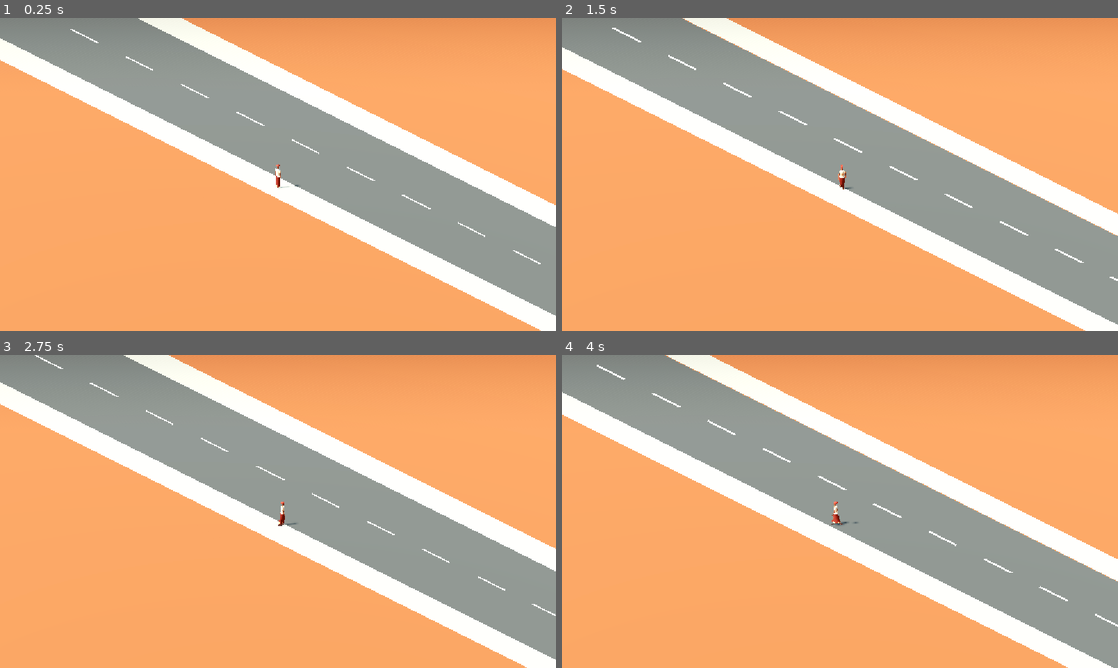
Above: before the commit, frames 1-4 (two rows, left to right).
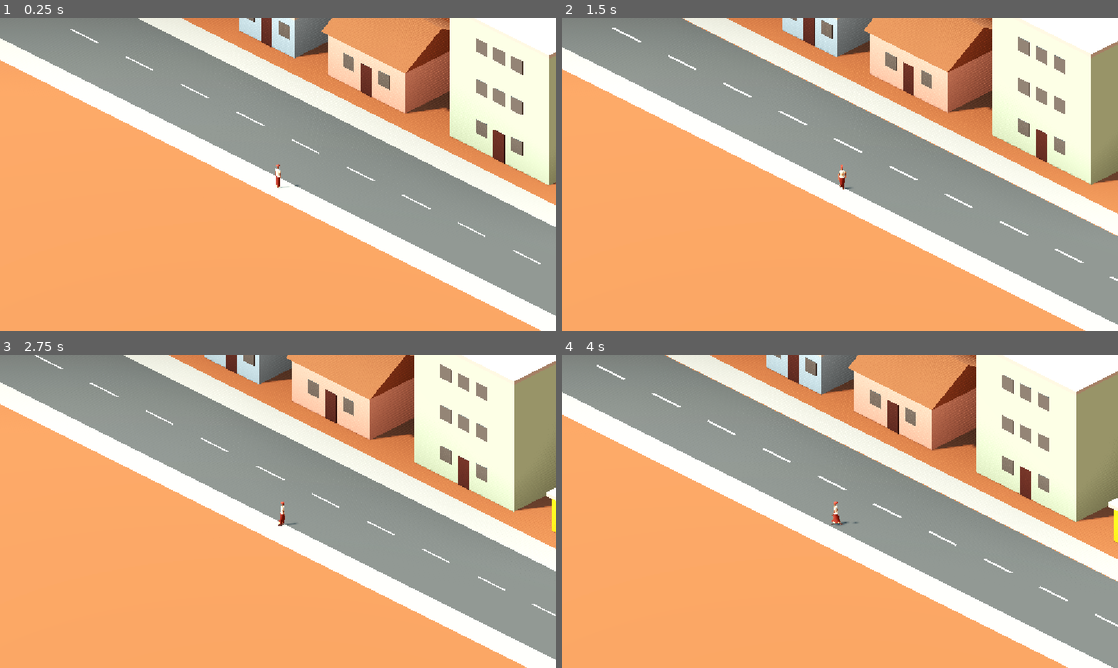
Above: after the commit, the same moments.

Repository: asieduofeijnr/gold_coast
Game: Godot game, scene res://scenes/main/main.tscn
Two runs of this game, one before a commit and one after it. Both use one fixed random seed, a clock stepped at 60 frames per second and the inputs below.
Inputs:
- Up to frame 1 (0.25 s): no input
- Up to frame 2 (1.5 s): hold D (move_right) 0.53-1.28 s; hold S (move_back) from 1.28 s (still down)
- Up to frame 3 (2.75 s): release S (move_back) at 2.03 s; hold D (move_right) from 2.03 s (still down)
- Up to frame 4 (4 s): release D (move_right) at 2.78 s; hold W (move_forward) 2.78-3.53 s; hold A (move_left) from 3.53 s (still down)

The runs differ from the first frame. In frame 1, 17% of the frame differs, in the area x 40-100%, y 0-55%; in frame 2, 19%; in frame 3, 19%; in frame 4, 20%, in the area x 33-100%, y 0-61%.

Commit message:
Job 2: neighborhood
Five solid placeholder buildings from one reusable scene, and an AKWAABA
billboard at the end of the row, with tests that walk into each one.
Also brings PROMPT.md and the learning notes up to date for the Gold Coast
rename, the first character, and this job.

Diff:
--- /dev/null
+++ b/gold-coast/scenes/buildings/placeholder_building.gd
@@ -0,0 +1,148 @@
+@tool
+class_name PlaceholderBuilding
+extends StaticBody3D
+## A simple stand-in building: walls with a door and windows, a roof, and a
+## name sign. It's solid, so the player can't walk through it. A real model
+## from Blender replaces it later.
+##
+## This one scene makes every building: change the settings below in the
+## Inspector. The front (with the door) faces +Z.
+
+enum RoofStyle { FLAT, GABLE }
+
+const FLOOR_HEIGHT := 3.0
+const ROOF_OVERHANG := 0.3
+const FLAT_ROOF_THICKNESS := 0.25
+const WINDOW_SPACING := 2.4
+const POLYTANK_RADIUS := 0.6
+const POLYTANK_HEIGHT := 1.3
+const SIGN_GAP := 0.8
+
+## The name on the sign above the building.
+@export var building_name := "Building":
+	set(value):
+		building_name = value
+		_rebuild()
+## Width (x), wall height (y), and depth (z), in metres.
+@export var size := Vector3(6.0, 3.0, 5.0):
+	set(value):
+		size = value
+		_rebuild()
+## The wall color, from the palette.
+@export var wall_color := Palette.ColorName.WALL_CREAM:
+	set(value):
+		wall_color = value
+		_rebuild()
+## FLAT gives a concrete slab (with a water tank on bigger buildings). GABLE
+## gives a pointed zinc roof.
+@export var roof_style := RoofStyle.FLAT:
+	set(value):
+		roof_style = value
+		_rebuild()
+
+## The walls and the collision shape. This script makes both from `size`, so
+## what you see is always what you bump into.
+var walls: MeshInstance3D
+var collision: CollisionShape3D
+
+# Everything this script made, so it can be cleared and rebuilt. These are
+# "internal" children: they don't show in the scene tree and aren't saved.
+var _generated: Array[Node] = []
+
+
+func _ready() -> void:
+	_rebuild()
+
+
+func _rebuild() -> void:
+	if not is_node_ready():
+		return
+	for node in _generated:
+		node.free()
+	_generated.clear()
+
+	walls = _add(Shapes.box(size, Vector3(0.0, size.y / 2.0, 0.0), wall_color)) as MeshInstance3D
+	collision = _add(Shapes.solid_box(size, Vector3(0.0, size.y / 2.0, 0.0))) as CollisionShape3D
+	_build_front()
+	_build_sign(_build_roof())
+
+
+## A door (or a serving hatch on small kiosks) and rows of windows on the front.
+func _build_front() -> void:
+	var front := size.z / 2.0
+	if size.x < 4.0:
+		_add(Shapes.box(Vector3(size.x * 0.6, 0.7, 0.08), Vector3(0.0, 1.3, front), Palette.ColorName.DARK_BROWN))
+		return
+	_add(Shapes.box(Vector3(1.0, 2.1, 0.08), Vector3(0.0, 1.05, front), Palette.ColorName.DARK_BROWN))
+
+	# Windows come in pairs either side of the middle, plus one in the middle
+	# on upper floors, where there's no door.
+	var pair_offsets: Array[float] = []
+	var offset := 1.6
+	while offset + 0.5 <= size.x / 2.0 - 0.4:
+		pair_offsets.append(offset)
+		offset += WINDOW_SPACING
+	for floor_index in maxi(1, floori(size.y / FLOOR_HEIGHT)):
+		var xs: Array[float] = []
+		for x in pair_offsets:
+			xs.append_array([-x, x])
+		if floor_index > 0:
+			xs.append(0.0)
+		for x in xs:
+			var at := Vector3(x, floor_index * FLOOR_HEIGHT + 1.7, front)
+			_add(Shapes.box(Vector3(1.0, 1.0, 0.06), at, Palette.ColorName.ASPHALT))
+
+
+## Builds the roof and returns the height of its highest point.
+func _build_roof() -> float:
+	var width := size.x + ROOF_OVERHANG * 2.0
+	var depth := size.z + ROOF_OVERHANG * 2.0
+	if roof_style == RoofStyle.GABLE:
+		# A triangular prism (a tent shape) with its ridge along the width.
+		var height := minf(depth * 0.3, 2.0)
+		var prism := PrismMesh.new()
+		prism.size = Vector3(depth, height, width)
+		var roof := MeshInstance3D.new()
+		roof.mesh = prism
+		roof.material_override = Palette.material(Palette.ColorName.RUST_ROOF)
+		roof.rotation.y = PI / 2.0
+		roof.position.y = size.y + height / 2.0
+		_add(roof)
+		return size.y + height
+
+	var slab := Vector3(width, FLAT_ROOF_THICKNESS, depth)
+	_add(Shapes.box(slab, Vector3(0.0, size.y + FLAT_ROOF_THICKNESS / 2.0, 0.0), Palette.ColorName.CONCRETE))
+	var top := size.y + FLAT_ROOF_THICKNESS
+	if size.x < 6.0:
+		return top
+	# A black polytank (water tank) near the back corner, like on many Ghanaian roofs.
+	var tank_mesh := CylinderMesh.new()
+	tank_mesh.top_radius = POLYTANK_RADIUS
+	tank_mesh.bottom_radius = POLYTANK_RADIUS
+	tank_mesh.height = POLYTANK_HEIGHT
+	var tank := MeshInstance3D.new()
+	tank.mesh = tank_mesh
+	tank.material_override = Palette.material(Palette.ColorName.DARK_BROWN)
+	tank.position = Vector3(size.x / 2.0 - 1.2, top + POLYTANK_HEIGHT / 2.0, -size.z / 2.0 + 1.2)
+	_add(tank)
+	return top + POLYTANK_HEIGHT
+
+
+## A name label floating above the roof that always turns to face the camera.
+func _build_sign(roof_top: float) -> void:
+	var label := Label3D.new()
+	label.text = building_name
+	label.billboard = BaseMaterial3D.BILLBOARD_ENABLED
+	label.pixel_size = 0.01
+	label.font_size = 64
+	label.outline_size = 16
+	label.modulate = Palette.color(Palette.ColorName.ROAD_MARKING)
+	label.outline_modulate = Palette.color(Palette.ColorName.DARK_BROWN)
+	label.position.y = roof_top + SIGN_GAP
+	_add(label)
+
+
+func _add(node: Node3D) -> Node3D:
+	add_child(node, false, Node.INTERNAL_MODE_FRONT)
+	_generated.append(node)
+	return node
--- /dev/null
+++ b/gold-coast/scenes/buildings/placeholder_building.tscn
@@ -0,0 +1,6 @@
+[gd_scene format=3]
+
+[ext_resource type="Script" path="res://scenes/buildings/placeholder_building.gd" id="1_building"]
+
+[node name="PlaceholderBuilding" type="StaticBody3D"]
+script = ExtResource("1_building")
--- a/gold-coast/scenes/main/main.tscn
+++ b/gold-coast/scenes/main/main.tscn
@@ -5,6 +5,8 @@
 [ext_resource type="PackedScene" path="res://scenes/world/road.tscn" id="3_road"]
 [ext_resource type="PackedScene" path="res://scenes/player/player.tscn" id="4_player"]
 [ext_resource type="PackedScene" path="res://scenes/camera/iso_camera.tscn" id="5_camera"]
+[ext_resource type="PackedScene" path="res://scenes/buildings/placeholder_building.tscn" id="6_building"]
+[ext_resource type="PackedScene" path="res://scenes/props/billboard.tscn" id="7_billboard"]
 
 [node name="Main" type="Node3D"]
 
@@ -14,6 +16,43 @@
 
 [node name="Road" parent="." instance=ExtResource("3_road")]
 
+[node name="Buildings" type="Node3D" parent="."]
+
+[node name="CompoundHouse" parent="Buildings" instance=ExtResource("6_building")]
+transform = Transform3D(1, 0, 0, 0, 1, 0, 0, 0, 1, -25, 0, -12.5)
+building_name = "Compound House"
+size = Vector3(12, 3.2, 10)
+wall_color = 5
+roof_style = 1
+
+[node name="ProvisionsStore" parent="Buildings" instance=ExtResource("6_building")]
+transform = Transform3D(1, 0, 0, 0, 1, 0, 0, 0, 1, -13.5, 0, -10)
+building_name = "Provisions Store"
+size = Vector3(5, 3, 5)
+wall_color = 6
+
+[node name="ChopBar" parent="Buildings" instance=ExtResource("6_building")]
+transform = Transform3D(1, 0, 0, 0, 1, 0, 0, 0, 1, -4.5, 0, -10.5)
+building_name = "Chop Bar"
+size = Vector3(7, 3.2, 6)
+wall_color = 8
+roof_style = 1
+
+[node name="ApartmentBlock" parent="Buildings" instance=ExtResource("6_building")]
+transform = Transform3D(1, 0, 0, 0, 1, 0, 0, 0, 1, 7.5, 0, -11.5)
+building_name = "Apartment Block"
+size = Vector3(9, 9.6, 8)
+wall_color = 7
+
+[node name="MobileMoneyKiosk" parent="Buildings" instance=ExtResource("6_building")]
+transform = Transform3D(1, 0, 0, 0, 1, 0, 0, 0, 1, 16.8, 0, -8.7)
+building_name = "Mobile Money"
+size = Vector3(2.6, 2.6, 2.4)
+wall_color = 0
+
+[node name="Billboard" parent="." instance=ExtResource("7_billboard")]
+transform = Transform3D(0.906308, 0, 0.422618, 0, 1, 0, -0.422618, 0, 0.906308, 24, 0, -9)
+
 [node name="Player" parent="." instance=ExtResource("4_player")]
 transform = Transform3D(1, 0, 0, 0, 1, 0, 0, 0, 1, 0, 0.05, 5)
 
--- /dev/null
+++ b/gold-coast/scenes/props/billboard.gd
@@ -0,0 +1,121 @@
+@tool
+class_name Billboard
+extends StaticBody3D
+## A roadside billboard on two steel posts, painted in Ghana's flag colors:
+## red, gold, and green, with black stars. The posts are solid, but you can
+## walk under the board between them. The front faces +Z.
+
+const POST_WIDTH := 0.22
+const BORDER := 0.12
+
+## The big words in the middle of the board.
+@export var headline := "AKWAABA!":
+	set(value):
+		headline = value
+		_rebuild()
+## The smaller words along the bottom.
+@export var tagline := "Welcome to Gold Coast":
+	set(value):
+		tagline = value
+		_rebuild()
+## Width and height of the board, in metres.
+@export var board_size := Vector2(4.4, 2.4):
+	set(value):
+		board_size = value
+		_rebuild()
+## How high the bottom of the board is, in metres. Tall enough to walk under.
+@export var clearance := 3.0:
+	set(value):
+		clearance = value
+		_rebuild()
+
+## The two solid posts, made by this script.
+var posts: Array[CollisionShape3D] = []
+
+# Everything this script made (internal children, not saved in scenes).
+var _generated: Array[Node] = []
+
+
+func _ready() -> void:
+	_rebuild()
+
+
+func _rebuild() -> void:
+	if not is_node_ready():
+		return
+	for node in _generated:
+		node.free()
+	_generated.clear()
+	posts.clear()
+
+	var middle := clearance + board_size.y / 2.0
+	var top := clearance + board_size.y + BORDER
+
+	# Two steel posts behind the board. They're the only solid parts.
+	var post_size := Vector3(POST_WIDTH, clearance + board_size.y * 0.75, POST_WIDTH)
+	for side in [-1.0, 1.0]:
+		var at := Vector3(side * (board_size.x / 2.0 - 0.7), post_size.y / 2.0, -0.2)
+		_add(Shapes.box(post_size, at, Palette.ColorName.ASPHALT))
+		posts.append(_add(Shapes.solid_box(post_size, at)) as CollisionShape3D)
+
+	# The board: a dark border with red, gold, and green bands on the front.
+	var border_size := Vector3(board_size.x + BORDER * 2.0, board_size.y + BORDER * 2.0, 0.15)
+	_add(Shapes.box(border_size, Vector3(0.0, middle, -0.05), Palette.ColorName.DARK_BROWN))
+	var band_height := board_size.y / 3.0
+	var bands := [Palette.ColorName.CLOTH_RED, Palette.ColorName.KENTE_GOLD, Palette.ColorName.PALM_GREEN]
+	for i in bands.size():
+		var at := Vector3(0.0, clearance + board_size.y - band_height * (i + 0.5), 0.035)
+		_add(Shapes.box(Vector3(board_size.x, band_height, 0.02), at, bands[i]))
+
+	# A black star at each end of the gold band, like the star on the flag.
+	for side in [-1.0, 1.0]:
+		var star := MeshInstance3D.new()
+		star.mesh = _star_mesh(band_height * 0.36, band_height * 0.15)
+		star.material_override = Palette.material(Palette.ColorName.DARK_BROWN)
+		star.position = Vector3(side * (board_size.x / 2.0 - 0.4), middle, 0.05)
+		_add(star)
+
+	_add(_words(headline, 96, 8, Palette.ColorName.DARK_BROWN, middle))
+	_add(_words(tagline, 48, 0, Palette.ColorName.ROAD_MARKING, clearance + band_height * 0.5))
+
+	# Two spotlights on short arms, pointing back at the board.
+	for side in [-1.0, 1.0]:
+		var x: float = side * board_size.x * 0.3
+		_add(Shapes.box(Vector3(0.06, 0.06, 0.55), Vector3(x, top + 0.08, 0.2), Palette.ColorName.ASPHALT))
+		_add(Shapes.box(Vector3(0.32, 0.12, 0.2), Vector3(x, top + 0.06, 0.5), Palette.ColorName.ASPHALT))
+
+
+## Flat words painted on the front of the board. `thickness` makes them bolder.
+func _words(text: String, font_size: int, thickness: int, color_name: Palette.ColorName, y: float) -> Label3D:
+	var label := Label3D.new()
+	label.text = text
+	label.font_size = font_size
+	label.pixel_size = 0.006
+	label.modulate = Palette.color(color_name)
+	label.outline_size = thickness
+	label.outline_modulate = Palette.color(color_name)
+	label.double_sided = false
+	label.position = Vector3(0.0, y, 0.06)
+	return label
+
+
+## A flat five-pointed star facing +Z.
+func _star_mesh(outer_radius: float, inner_radius: float) -> ArrayMesh:
+	var points: Array[Vector3] = []
+	for i in 10:
+		var angle := PI / 2.0 + TAU * i / 10.0
+		var radius := outer_radius if i % 2 == 0 else inner_radius
+		points.append(Vector3(cos(angle), sin(angle), 0.0) * radius)
+	var surface := SurfaceTool.new()
+	surface.begin(Mesh.PRIMITIVE_TRIANGLES)
+	for i in 10:
+		for point in [Vector3.ZERO, points[(i + 1) % 10], points[i]]:
+			surface.set_normal(Vector3.BACK)
+			surface.add_vertex(point)
+	return surface.commit()
+
+
+func _add(node: Node3D) -> Node3D:
+	add_child(node, false, Node.INTERNAL_MODE_FRONT)
+	_generated.append(node)
+	return node
--- /dev/null
+++ b/gold-coast/scenes/props/billboard.tscn
@@ -0,0 +1,6 @@
+[gd_scene format=3]
+
+[ext_resource type="Script" path="res://scenes/props/billboard.gd" id="1_billboard"]
+
+[node name="Billboard" type="StaticBody3D"]
+script = ExtResource("1_billboard")
--- /dev/null
+++ b/gold-coast/scripts/shapes.gd
@@ -0,0 +1,25 @@
+@tool
+class_name Shapes
+## Small helpers for building placeholder scenery out of simple shapes.
+
+
+## A box you can see: the given size and palette color, centered at `at`.
+static func box(box_size: Vector3, at: Vector3, color_name: Palette.ColorName) -> MeshInstance3D:
+	var mesh := BoxMesh.new()
+	mesh.size = box_size
+	var box_instance := MeshInstance3D.new()
+	box_instance.mesh = mesh
+	box_instance.material_override = Palette.material(color_name)
+	box_instance.position = at
+	return box_instance
+
+
+## A box you bump into (a collision shape), centered at `at`. It only works
+## as a direct child of a physics body, such as a StaticBody3D.
+static func solid_box(box_size: Vector3, at: Vector3) -> CollisionShape3D:
+	var shape := BoxShape3D.new()
+	shape.size = box_size
+	var solid := CollisionShape3D.new()
+	solid.shape = shape
+	solid.position = at
+	return solid
--- /dev/null
+++ b/gold-coast/tests/test_buildings.gd
@@ -0,0 +1,87 @@
+extends TestCase
+## Checks the neighborhood: every building is solid (walking into it stops the
+## player), what you see matches what you bump into, and the billboard stands
+## at the end of the row with solid posts you can walk between.
+
+const MAIN_SCENE := preload("res://scenes/main/main.tscn")
+const PUSH_STEPS := 120 # walk into something for 2 seconds
+
+var _player: Player
+
+
+func run_tests() -> void:
+	var main := MAIN_SCENE.instantiate()
+	add_child(main)
+	_player = main.get_node("Player")
+	await wait_physics_frames(10)
+
+	var buildings: Array[PlaceholderBuilding] = []
+	for child in main.get_node("Buildings").get_children():
+		if child is PlaceholderBuilding:
+			buildings.append(child)
+	check(buildings.size() == 5, "there are 5 buildings (found %d)" % buildings.size())
+
+	for building in buildings:
+		var seen := (building.walls.mesh as BoxMesh).size
+		var solid := (building.collision.shape as BoxShape3D).size
+		check(seen.is_equal_approx(solid) and solid.is_equal_approx(building.size),
+				"%s: what you see matches what you bump into" % building.building_name)
+
+		var front := building.global_position.z + building.size.z / 2.0
+		var path := await _walk_from(Vector3(building.global_position.x, 0.05, front + 3.0))
+		var closest := INF
+		for point in path:
+			closest = minf(closest, point.z - front)
+		check(closest > 0.2 and closest < 0.6,
+				"%s: walking into it stops the player at the wall (%.2f m away)" % [building.building_name, closest])
+
+	var billboard := main.get_node_or_null("Billboard") as Billboard
+	check(billboard != null, "there's a billboard")
+	if billboard == null:
+		main.queue_free()
+		return
+
+	var row_end := -INF
+	for building in buildings:
+		row_end = maxf(row_end, building.global_position.x + building.size.x / 2.0)
+	check(billboard.global_position.x > row_end, "the billboard stands at the end of the row")
+
+	var camera := main.get_node("IsoCamera") as Camera3D
+	var to_camera := camera.global_position - billboard.global_position
+	var facing := billboard.global_basis.z
+	check(Vector2(facing.x, facing.z).dot(Vector2(to_camera.x, to_camera.z).normalized()) > 0.5,
+			"the billboard faces the camera")
+
+	for post in billboard.posts:
+		var post_at := post.global_position
+		var path := await _walk_from(Vector3(post_at.x, 0.05, post_at.z + 3.0))
+		var nearest := INF
+		for point in path:
+			nearest = minf(nearest, Vector2(point.x - post_at.x, point.z - post_at.z).length())
+		check(nearest > 0.4, "  ...its posts are solid (she got within %.2f m of the middle)" % nearest)
+
+	var under := billboard.global_position
+	var walk_under := await _walk_from(Vector3(under.x, 0.05, under.z + 3.0), 180)
+	check(walk_under[-1].z < under.z - 1.5, "  ...and she can walk under it, between the posts")
+
+	main.queue_free()
+
+
+## Puts the player at `start`, holds W and D together (which walks straight
+## toward -Z, the far side of the road) for `steps` physics steps, and returns
+## every position she passed through.
+func _walk_from(start: Vector3, steps: int = PUSH_STEPS) -> Array[Vector3]:
+	_player.global_position = start
+	_player.velocity = Vector3.ZERO
+	_player.reset_physics_interpolation()
+	await wait_physics_frames(5)
+	var path: Array[Vector3] = []
+	Input.action_press("move_forward")
+	Input.action_press("move_right")
+	for i in steps:
+		await get_tree().physics_frame
+		path.append(_player.global_position)
+	Input.action_release("move_forward")
+	Input.action_release("move_right")
+	await wait_physics_frames(15) # let her stop before the next walk
+	return path
Not shown, added: gold-coast/scenes/buildings/placeholder_building.gd.uid
Not shown, added: gold-coast/scenes/props/billboard.gd.uid
Not shown, added: gold-coast/scripts/shapes.gd.uid
Not shown, added: gold-coast/tests/test_buildings.gd.uid
Not shown, changed: PROMPT.md
Not shown, changed: docs/learning-notes.md
